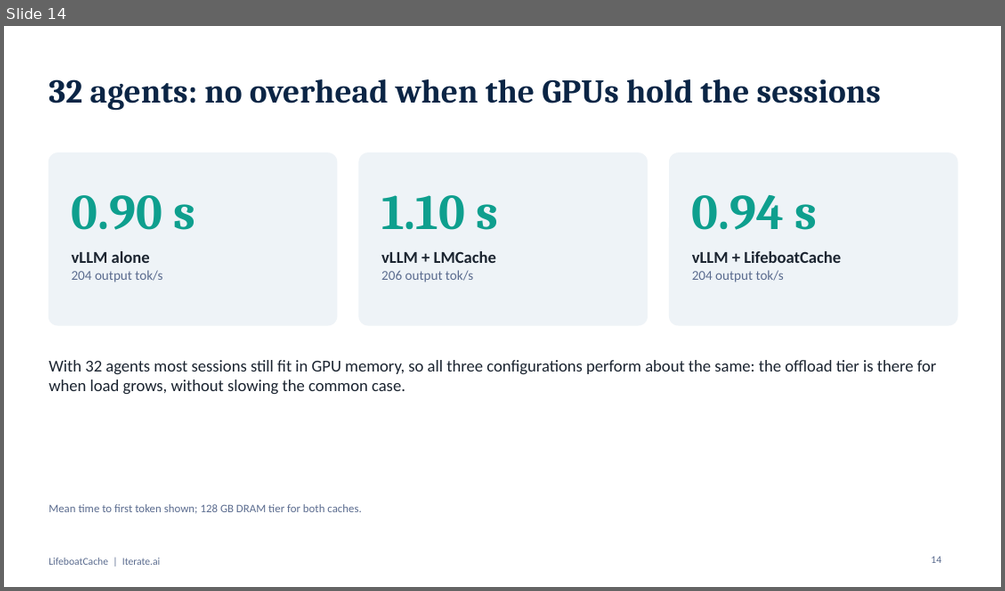
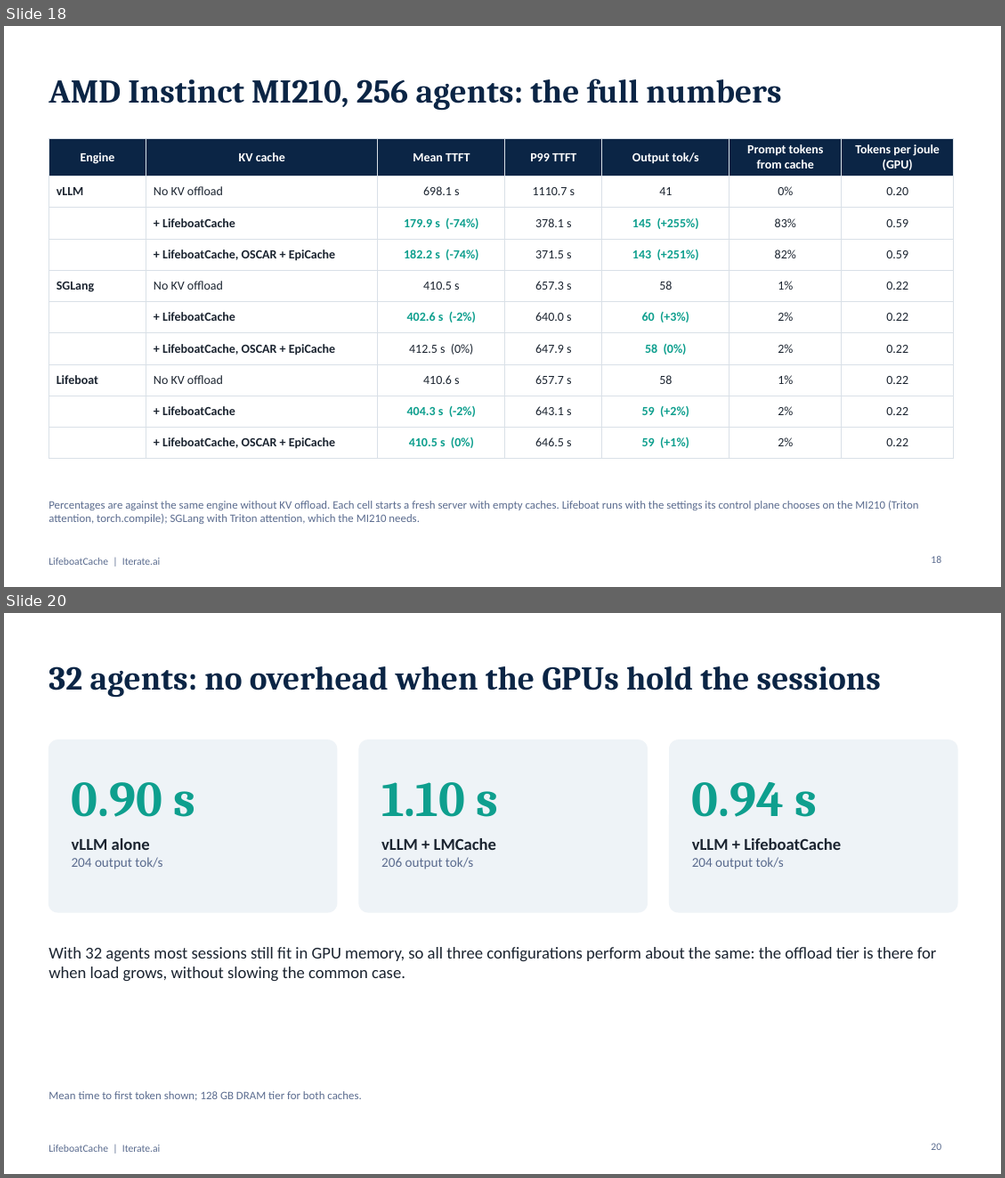
Before and after one commit to IterateAI/LifeboatCacheTest, a slide deck: reports/agentic-4x-rtxpro6000-qwen3-235b-a22b/LifeboatCache_vLLM_Agentic_4xRTXPRO6000.pptx. Shown one above the other, each under a label of ours: slide 14 before the commit, slides 18 and 20 after it; the slides between them are not shown. The pictures are 1005x591 and 1005x1178 pixels, drawn with LibreOffice and Linux fonts; fonts in the diff are those of the drawing. Boxes give left, top, right and bottom in pixels: in the first picture for what was removed or moved away, otherwise in the second. Text is boxed around its words. In the diff, an @@ line names an element or a change of style, - is before the commit and + after.

```diff
--- a/reports/agentic-4x-rtxpro6000-qwen3-235b-a22b/LifeboatCache_vLLM_Agentic_4xRTXPRO6000.pptx
+++ b/reports/agentic-4x-rtxpro6000-qwen3-235b-a22b/LifeboatCache_vLLM_Agentic_4xRTXPRO6000.pptx
@@ slide 18 added at (4, 26, 1001, 587), background #FFFFFF; not listed: 1 template element that a slide beside it also shows @@
@@ title added at (48, 79, 781, 111), 32 pt, text #0B2545, bold @@
+AMD Instinct MI210, 256 agents: the full numbers
@@ table added at (48, 138, 954, 452), 10 rows, 7 columns @@
+Engine | KV cache | Mean TTFT | P99 TTFT | Output tok/s | Prompt tokens from cache | Tokens per joule (GPU)
+vLLM | No KV offload | 698.1 s | 1110.7 s | 41 | 0% | 0.20
+ | + LifeboatCache | 179.9 s (-74%) | 378.1 s | 145 (+255%) | 83% | 0.59
+ | + LifeboatCache, OSCAR + EpiCache | 182.2 s (-74%) | 371.5 s | 143 (+251%) | 82% | 0.59
+SGLang | No KV offload | 410.5 s | 657.3 s | 58 | 1% | 0.22
+ | + LifeboatCache | 402.6 s (-2%) | 640.0 s | 60 (+3%) | 2% | 0.22
+ | + LifeboatCache, OSCAR + EpiCache | 412.5 s (0%) | 647.9 s | 58 (0%) | 2% | 0.22
+Lifeboat | No KV offload | 410.6 s | 657.7 s | 58 | 1% | 0.22
+ | + LifeboatCache | 404.3 s (-2%) | 643.1 s | 59 (+2%) | 2% | 0.22
+ | + LifeboatCache, OSCAR + EpiCache | 410.5 s (0%) | 646.5 s | 59 (+1%) | 2% | 0.22
@@ text added at (48, 500, 918, 524), 11 pt, text #5B6C8F @@
+Percentages are against the same engine without KV offload. Each cell starts a fresh server with empty caches. Lifeboat runs with the settings its control plane chooses on the MI210 (Triton attention, torch.compile); SGLang with Triton attention, which the MI210 needs.
@@ page number added at (930, 556, 941, 563), 10 pt, text #5B6C8F @@
+18
@@ what was slide 14 is now slide 20 @@
@@ page number at (930, 1143, 941, 1150): text changed @@
-14
+20
```
Also in this commit, not shown: 1 slide changed, 5 other slides added, 58 other files.
